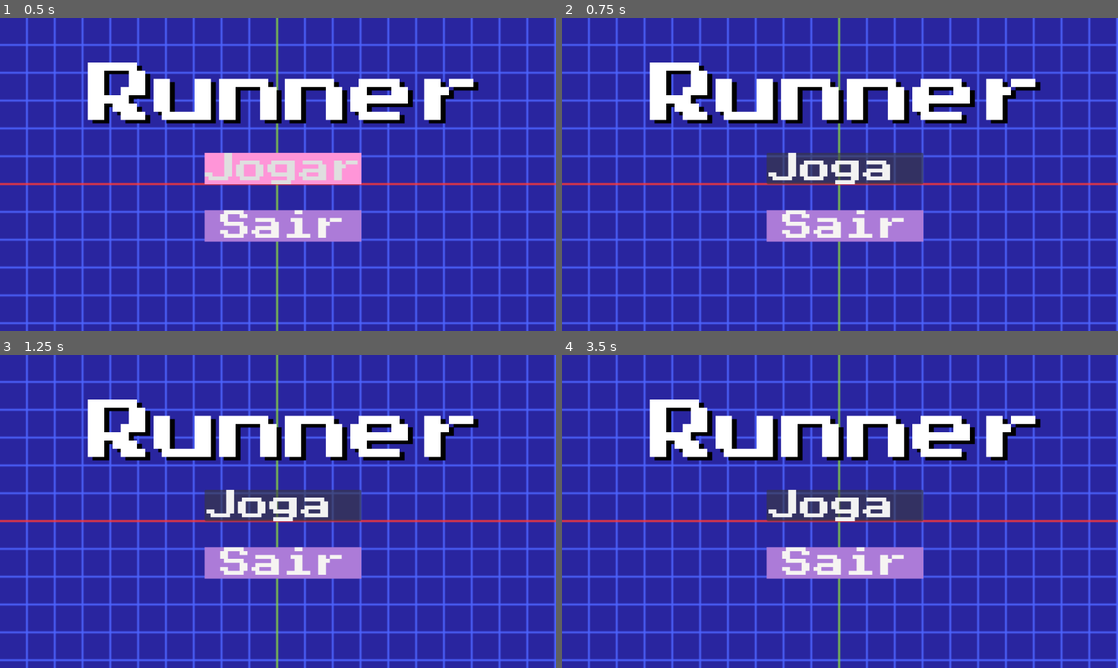
Above: before the commit, frames 1-4 (two rows, left to right).
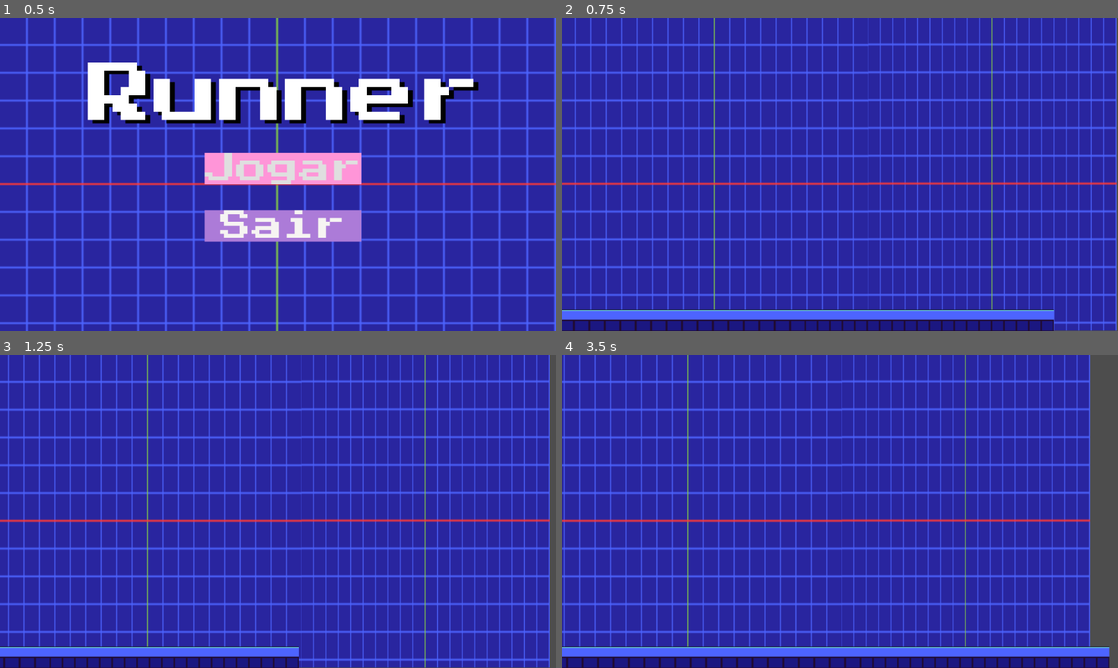
Above: after the commit, the same moments.

Repository: KahhSilvaa/runner-certo
Game: Godot game, scene res://menu.tscn
Same seed, same stepped clock (60 frames per second), same inputs: the game is played once before the commit and once after it. Before the commit the project has no main scene; this scene is started directly in both runs.
Inputs (mouse positions are in pixels of both pictures, inside the frame that each line leads up to):
- Up to frame 1 (0.5 s): no input
- Up to frame 2 (0.75 s): click "Jogar" at 0.5 s
- Up to frame 3 (1.25 s): no input
- Up to frame 4 (3.5 s): click (845, 505) at 1.25 s, where only the run before the commit has a clickable "Jogar"; click (845, 505) at 2 s, where only the run before the commit has a clickable "Jogar"

Frame 1 is identical in both runs. In frame 2, 35% of the frame differs, in the area x 0-100%, y 0-100%; in frame 3, 34%; in frame 4, 39%.

Commit message:
cenário

Diff:
--- /dev/null
+++ b/jogo.gd
@@ -0,0 +1,20 @@
+extends Node2D
+@export var velocidade: int
+func _ready() -> void:
+	velocidade = 400
+
+func _process(delta: float) -> void:
+	$fundo.position.x   -= velocidade*delta*0.05
+	$fundo2.position.x  -= velocidade*delta*0.05
+	if $fundo.position.x < -1152: # se o fundo sair de cena pela esquerda
+		$fundo.position.x = 1152 # coloque ele após a cena na direita
+	if $fundo2.position.x < -1152:
+		$fundo2.position.x = 1152
+
+	# constantemente desloca o sprite pra esquerda
+	$chao.position.x -= velocidade*delta*2
+	$chao2.position.x -= velocidade*delta*2
+	if $chao.position.x < -1152: # se o fundo sair de cena pela esquerda
+		$chao.position.x = 1152 # coloque ele após a cena na direita
+	if $chao2.position.x < -1152:
+		$chao2.position.x = 1152
--- /dev/null
+++ b/jogo.tscn
@@ -0,0 +1,38 @@
+[gd_scene format=3 uid="uid://2em7i4fgqjot"]
+
+[ext_resource type="Script" uid="uid://ov18bxae4n4" path="res://jogo.gd" id="1_yq54j"]
+[ext_resource type="Texture2D" uid="uid://cr883lmk180y4" path="res://Assets Godot Runner/background.png" id="2_1ap6j"]
+[ext_resource type="Texture2D" uid="uid://ce67mnwtj4grd" path="res://Assets Godot Runner/foreground.png" id="3_qn35j"]
+
+[sub_resource type="RectangleShape2D" id="RectangleShape2D_8c340"]
+
+[node name="jogo" type="Node2D" unique_id=983908068]
+script = ExtResource("1_yq54j")
+
+[node name="fundo" type="Sprite2D" parent="." unique_id=2130850443]
+scale = Vector2(2, 3.5944443)
+texture = ExtResource("2_1ap6j")
+centered = false
+
+[node name="fundo2" type="Sprite2D" parent="." unique_id=1781900436]
+position = Vector2(638.00006, -1)
+scale = Vector2(1.6062498, 3.6)
+texture = ExtResource("2_1ap6j")
+centered = false
+
+[node name="chao" type="Sprite2D" parent="." unique_id=1384127174]
+position = Vector2(637, 581)
+scale = Vector2(1.609375, 1.4062494)
+texture = ExtResource("3_qn35j")
+centered = false
+
+[node name="chao2" type="Sprite2D" parent="." unique_id=1830945799]
+position = Vector2(-2, 581)
+scale = Vector2(2, 1.40625)
+texture = ExtResource("3_qn35j")
+centered = false
+
+[node name="chaofisico" type="StaticBody2D" parent="." unique_id=1771074664]
+
+[node name="corpochao" type="CollisionShape2D" parent="chaofisico" unique_id=1561772366]
+shape = SubResource("RectangleShape2D_8c340")
--- /dev/null
+++ b/menu.gd
@@ -0,0 +1,11 @@
+extends Control
+
+
+
+
+func _on_jogar_pressed() -> void:
+	get_tree().change_scene_to_file("res://jogo.tscn")
+
+
+func _on_sair_pressed() -> void:
+	get_tree().quit()
--- a/menu.tscn
+++ b/menu.tscn
@@ -1,5 +1,6 @@
 [gd_scene format=3 uid="uid://by0y5v0gwn2q6"]
 
+[ext_resource type="Script" uid="uid://rcuc4257pm8u" path="res://menu.gd" id="1_mae5d"]
 [ext_resource type="Texture2D" uid="uid://cr883lmk180y4" path="res://Assets Godot Runner/background.png" id="1_ouk20"]
 [ext_resource type="FontFile" uid="uid://dbvg08lwcv56h" path="res://Assets Godot Runner/PressStart2P-Regular.ttf" id="2_mae5d"]
 
@@ -19,6 +20,7 @@
 anchor_bottom = 1.0
 grow_horizontal = 2
 grow_vertical = 2
+script = ExtResource("1_mae5d")
 
 [node name="Fundo" type="Panel" parent="." unique_id=141069875]
 layout_mode = 1
@@ -78,3 +80,6 @@
 theme_override_font_sizes/font_size = 65
 theme_override_styles/normal = SubResource("StyleBoxFlat_mae5d")
 text = "Sair"
+
+[connection signal="pressed" from="Botões/Jogar" to="." method="_on_jogar_pressed"]
+[connection signal="pressed" from="Botões/Sair" to="." method="_on_sair_pressed"]
--- a/project.godot
+++ b/project.godot
@@ -11,6 +11,7 @@
 [application]
 
 config/name="Runner certo"
+run/main_scene="uid://2em7i4fgqjot"
 config/features=PackedStringArray("4.6", "Forward Plus")
 config/icon="res://icon.svg"
 
Not shown, added: jogo.gd.uid
Not shown, added: menu.gd.uid
